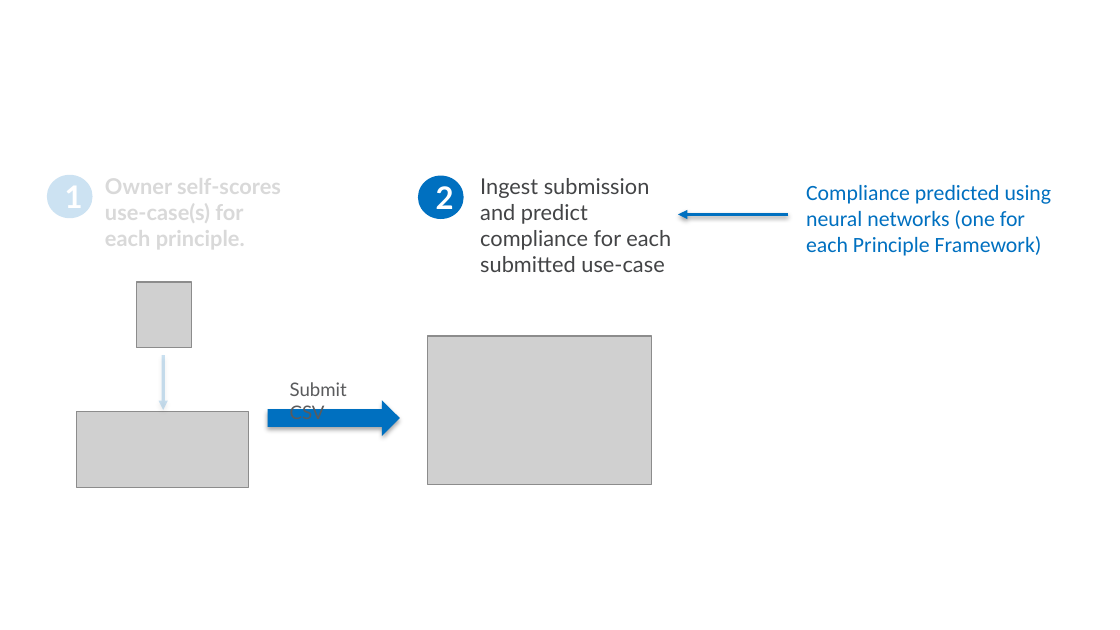
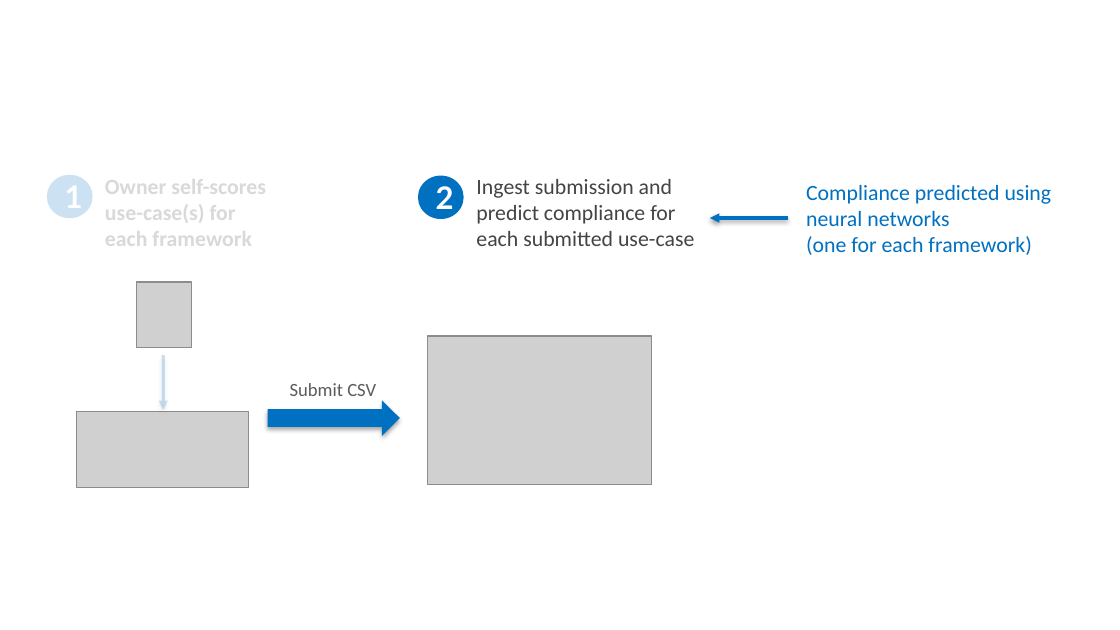
Before and after one commit to ethanmoscot/gao-ai, a slide deck: slide 8 of doc/gao_ai_proposal.pptx. Drawn at 1120x630 pixels with LibreOffice and Linux fonts; fonts in the diff are those of the drawing; grey boxes stand for pictures; background and template pictures are left out. Boxes give left, top, right and bottom in pixels: in the first picture for what was removed or moved away, otherwise in the second. Text is boxed around its words. In the diff, an @@ line names an element or a change of style, - is before the commit and + after.

```diff
--- a/doc/gao_ai_proposal.pptx
+++ b/doc/gao_ai_proposal.pptx
@@ text at (x1=105, y1=173, x2=266, y2=226): font Lato to Calibri in "Owner self-scores use-case(s) for" @@
@@ text "Ingest submission and predict compliance ..." at (x1=476, y1=179, x2=694, y2=246): font Lato to Calibri @@
@@ text at (x1=806, y1=185, x2=1052, y2=255): text changed @@
-Compliance predicted using neural networks (one for each Principle Framework)
+Compliance predicted using neural networks
+(one for each framework)
@@ text at (x1=105, y1=226, x2=252, y2=253): text changed; font Lato to Calibri @@
-each principle.
+each framework
@@ arrow moved from (788, 215) - (678, 215) to (788, 218) - (710, 218) @@
@@ text "Submit CSV" at (x1=290, y1=383, x2=376, y2=396): font Lato to Calibri @@
```
Also in this commit, not shown: 7 other slides changed.
